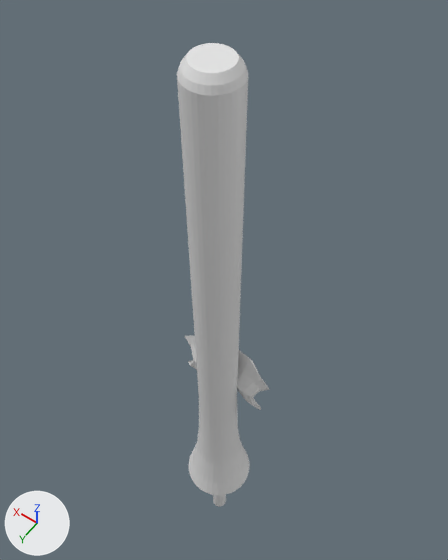
An edit to the FBX model Joust Royale/Assets/3D_Models/Helmets/Shield_1.fbx, drawn before and after from the same camera.
Before and after are seen from a 50 mm lens placed at (-4.18, 5.6, 12.85), pointed at (0.92, -1.55, 1.63). The lights are fixed; the arrows at lower left show +X, +Y and +Z. Where no turn or scale is listed for an object, it has been applied to the vertices.
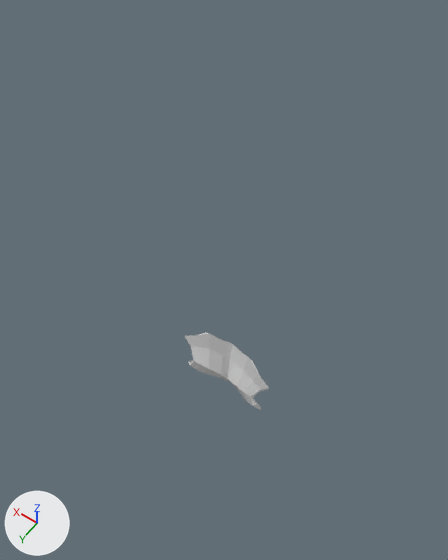
Location of each change, [x1, y1, x2, y2] in pixels of the pictures (448 x 560 px):
'Cylinder', deleted
    before: [177, 43, 250, 507]

What changed in the scene script:
```text
Remove ob_cylinder:
    ob_cylinder = bpy.data.objects.new('Cylinder', me_cylinder)
    ob_cylinder.location = (0.0, 0.0, 1.72)
```
